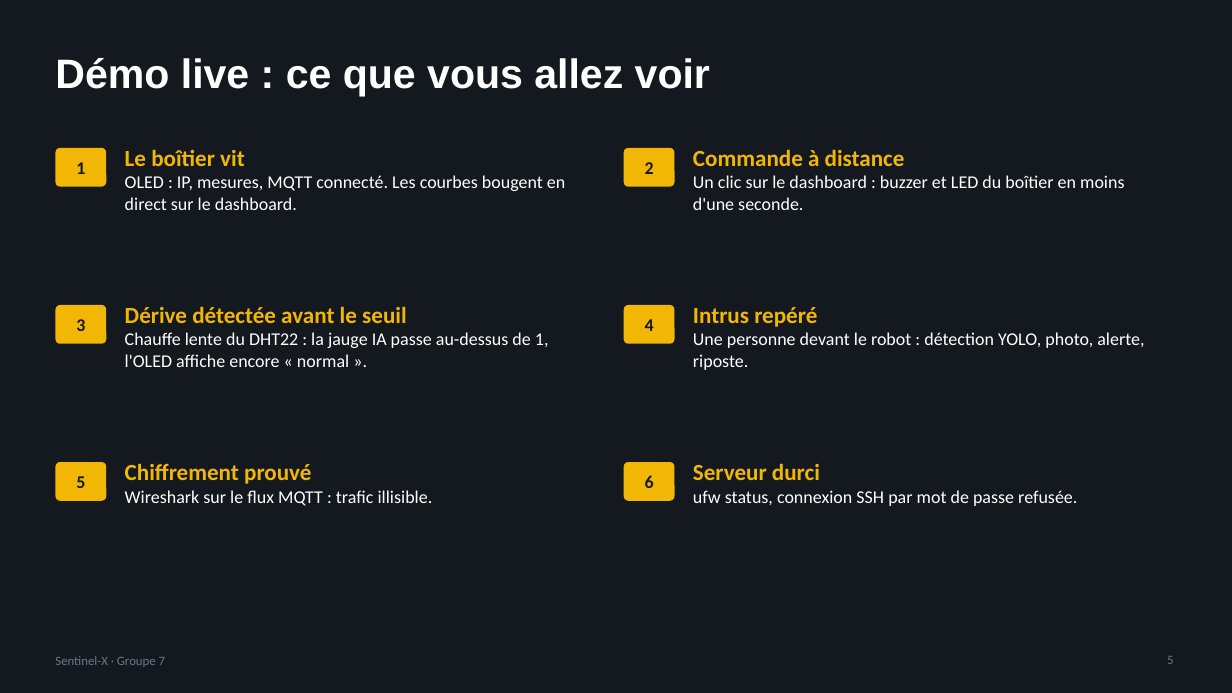
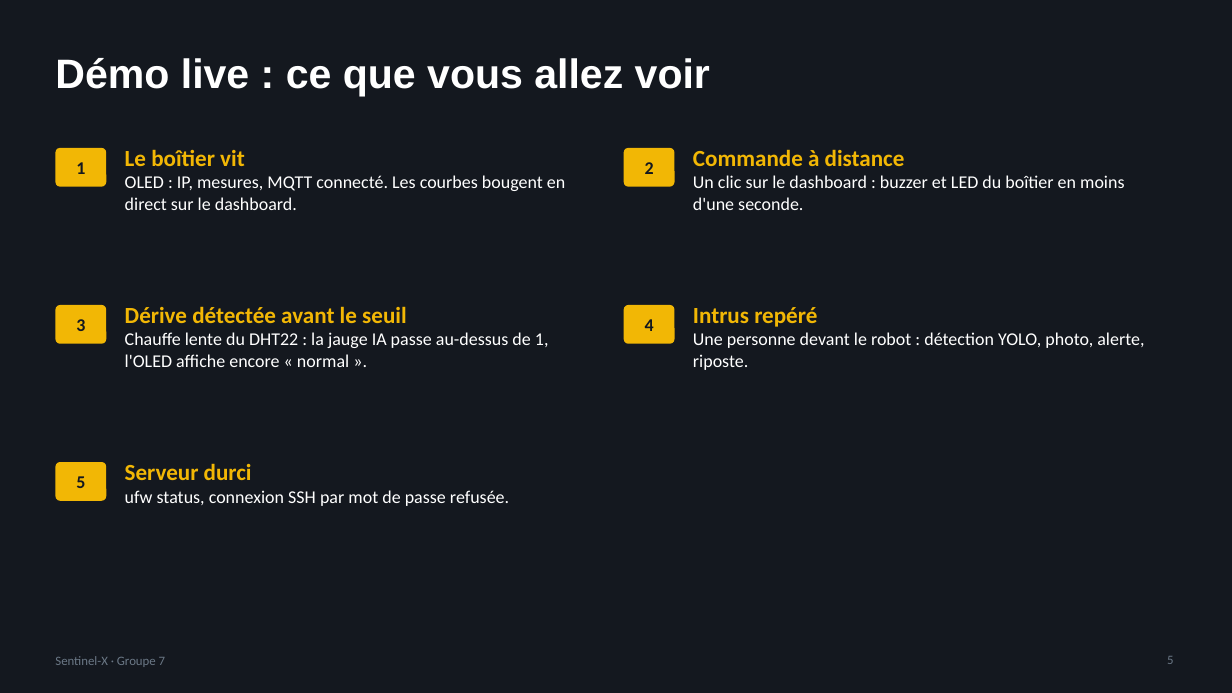
Before and after one commit to ParizetM/Sentinel-X-Yanshee-defender-3000, a slide deck: slide 5 of livrables/Workshop2026-B4-G7-pres.pptx. Drawn at 1232x693 pixels with LibreOffice and Linux fonts; fonts in the diff are those of the drawing. Boxes give left, top, right and bottom in pixels: in the first picture for what was removed or moved away, otherwise in the second. Text is boxed around its words. In the diff, an @@ line names an element or a change of style, - is before the commit and + after.

```diff
--- a/livrables/Workshop2026-B4-G7-pres.pptx
+++ b/livrables/Workshop2026-B4-G7-pres.pptx
@@ text at (125,463,509,506): text changed @@
-Chiffrement prouvé
-Wireshark sur le flux MQTT : trafic illisible.
+Serveur durci
+ufw status, connexion SSH par mot de passe refusée.
@@ rounded rectangle removed at (624,462,675,501) @@
-6
@@ text removed at (693,463,1077,506) @@
-Serveur durci
-ufw status, connexion SSH par mot de passe refusée.
```
Also in this commit, not shown: 1 slide added.
